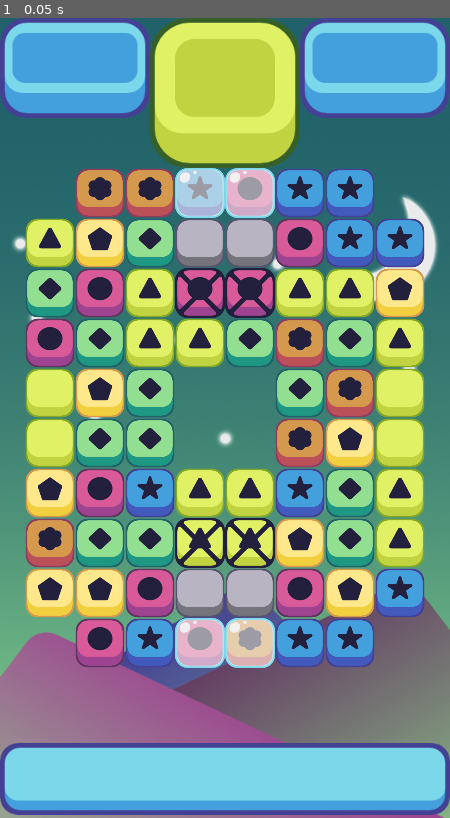
Above: before the commit, frame 1.
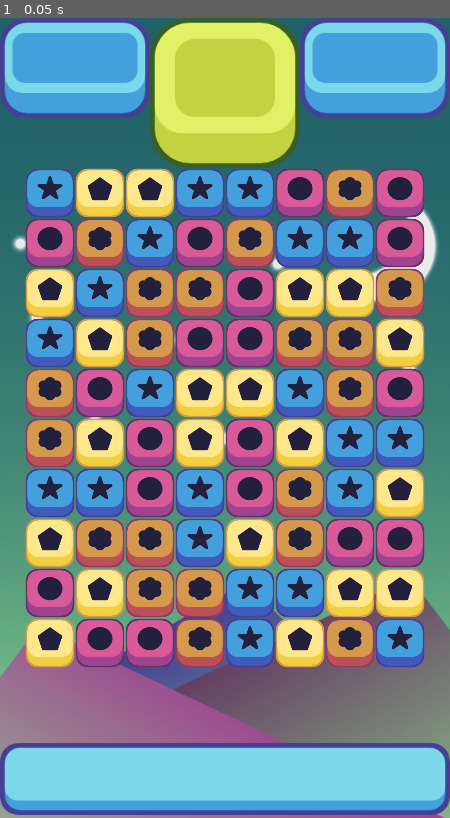
Above: after the commit, the same moment.

Repository: zhongliangxie/YTMatch3
Game: Godot game, scene res://Scenes/game_window.tscn
Same seed, same stepped clock (60 frames per second), same inputs: the game is played once before the commit and once after it.
Inputs:
- Up to frame 1 (0.05 s): no input

The runs differ from the first frame. In frame 1, 42% of the frame differs, in the area x 5-95%, y 18-82%.

Commit message:
YT Match 3 P27 - Bug Fixin'

Diff:
--- a/Scenes/game_window.tscn
+++ b/Scenes/game_window.tscn
@@ -35,11 +35,6 @@
 y_start = 800
 offset = 64
 y_offset = 2
-empty_spaces = PoolVector2Array( 0, 0, 7, 0, 0, 9, 7, 9, 3, 4, 4, 4, 3, 5, 4, 5 )
-ice_spaces = PoolVector2Array( 3, 0, 4, 0, 3, 9, 4, 9 )
-lock_spaces = PoolVector2Array( 3, 2, 4, 2, 3, 7, 4, 7 )
-concrete_spaces = PoolVector2Array( 3, 1, 4, 1, 3, 8, 4, 8 )
-slime_spaces = PoolVector2Array( 0, 4, 0, 5, 7, 4, 7, 5 )
 
 [node name="ice_holder" type="Node2D" parent="."]
 script = ExtResource( 5 )
--- /dev/null
+++ b/Scenes/levels/level_1.tscn
@@ -0,0 +1,9 @@
+[gd_scene load_steps=2 format=2]
+
+[ext_resource path="res://Scenes/game_window.tscn" type="PackedScene" id=1]
+
+[node name="level_1" instance=ExtResource( 1 )]
+
+[node name="grid" parent="." index="3"]
+width = 6
+height = 6
--- a/Scripts/concrete_holder.gd
+++ b/Scripts/concrete_holder.gd
@@ -29,9 +29,10 @@
 	concrete_pieces[board_position.x][board_position.y] = current
 
 func _on_grid_damage_concrete(board_position):
-	if concrete_pieces[board_position.x][board_position.y] != null:
-		concrete_pieces[board_position.x][board_position.y].take_damage(1)
-		if concrete_pieces[board_position.x][board_position.y].health <= 0:
-			concrete_pieces[board_position.x][board_position.y].queue_free()
-			concrete_pieces[board_position.x][board_position.y] = null
-			emit_signal("remove_concrete", board_position)
+	if concrete_pieces.size() != 0:
+		if concrete_pieces[board_position.x][board_position.y] != null:
+			concrete_pieces[board_position.x][board_position.y].take_damage(1)
+			if concrete_pieces[board_position.x][board_position.y].health <= 0:
+				concrete_pieces[board_position.x][board_position.y].queue_free()
+				concrete_pieces[board_position.x][board_position.y] = null
+				emit_signal("remove_concrete", board_position)
--- a/Scripts/grid.gd
+++ b/Scripts/grid.gd
@@ -36,8 +36,8 @@
 preload("res://Scenes/blue_piece.tscn"),
 preload("res://Scenes/pink_piece.tscn"),
 preload("res://Scenes/orange_piece.tscn"),
-preload("res://Scenes/green_piece.tscn"),
-preload("res://Scenes/light_piece.tscn")
+#preload("res://Scenes/green_piece.tscn"),
+#preload("res://Scenes/light_piece.tscn")
 ];
 
 # The current pieces in the scene
@@ -296,13 +296,13 @@
 		if col_matched == 5 or row_matched == 5:
 			print("color bomb")
 			return
-		if col_matched >= 3 and row_matched >= 3:
+		elif col_matched >= 3 and row_matched >= 3:
 			make_bomb(0, current_color)
 			return
-		if col_matched == 4:
+		elif col_matched == 4:
 			make_bomb(1, current_color)
 			return
-		if row_matched == 4:
+		elif row_matched == 4:
 			make_bomb(2, current_color)
 			return
 
@@ -312,7 +312,7 @@
 		# Cache a few variables
 		var current_column = current_matches[i].x
 		var current_row = current_matches[i].y
-		if all_pieces[current_column][current_row] == piece_one and piece_two.color == color:
+		if all_pieces[current_column][current_row] == piece_one and piece_one.color == color:
 			#Make piece_one a bomb
 			piece_one.matched = false
 			change_bomb(bomb_type, piece_one)
--- a/Scripts/ice_holder.gd
+++ b/Scripts/ice_holder.gd
@@ -31,8 +31,9 @@
 
 
 func _on_grid_damage_ice(board_position):
-	if ice_pieces[board_position.x][board_position.y] != null:
-		ice_pieces[board_position.x][board_position.y].take_damage(1)
-		if ice_pieces[board_position.x][board_position.y].health <= 0:
-			ice_pieces[board_position.x][board_position.y].queue_free()
-			ice_pieces[board_position.x][board_position.y] = null
+	if ice_pieces.size() != 0:
+		if ice_pieces[board_position.x][board_position.y] != null:
+			ice_pieces[board_position.x][board_position.y].take_damage(1)
+			if ice_pieces[board_position.x][board_position.y].health <= 0:
+				ice_pieces[board_position.x][board_position.y].queue_free()
+				ice_pieces[board_position.x][board_position.y] = null
--- a/Scripts/lock_holder.gd
+++ b/Scripts/lock_holder.gd
@@ -34,9 +34,10 @@
 
 
 func _on_grid_damage_lock(board_position):
-	if lock_pieces[board_position.x][board_position.y] != null:
-		lock_pieces[board_position.x][board_position.y].take_damage(1)
-		if lock_pieces[board_position.x][board_position.y].health <= 0:
-			lock_pieces[board_position.x][board_position.y].queue_free()
-			lock_pieces[board_position.x][board_position.y] = null
-			emit_signal("remove_lock", board_position)
+	if lock_pieces.size() != 0:
+		if lock_pieces[board_position.x][board_position.y] != null:
+			lock_pieces[board_position.x][board_position.y].take_damage(1)
+			if lock_pieces[board_position.x][board_position.y].health <= 0:
+				lock_pieces[board_position.x][board_position.y].queue_free()
+				lock_pieces[board_position.x][board_position.y] = null
+				emit_signal("remove_lock", board_position)
--- a/Scripts/slime_holder.gd
+++ b/Scripts/slime_holder.gd
@@ -29,9 +29,10 @@
 	slime_pieces[board_position.x][board_position.y] = current
 
 func _on_grid_damage_slime(board_position):
-	if slime_pieces[board_position.x][board_position.y] != null:
-		slime_pieces[board_position.x][board_position.y].take_damage(1)
-		if slime_pieces[board_position.x][board_position.y].health <= 0:
-			slime_pieces[board_position.x][board_position.y].queue_free()
-			slime_pieces[board_position.x][board_position.y] = null
-			emit_signal("remove_slime", board_position)
+	if slime_pieces.size() != 0:
+		if slime_pieces[board_position.x][board_position.y] != null:
+			slime_pieces[board_position.x][board_position.y].take_damage(1)
+			if slime_pieces[board_position.x][board_position.y].health <= 0:
+				slime_pieces[board_position.x][board_position.y].queue_free()
+				slime_pieces[board_position.x][board_position.y] = null
+				emit_signal("remove_slime", board_position)
